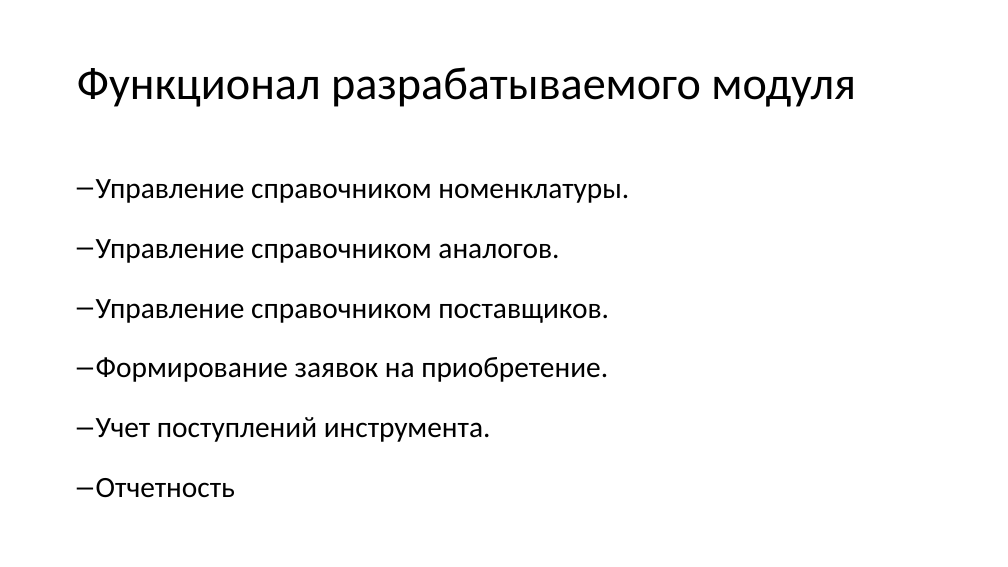
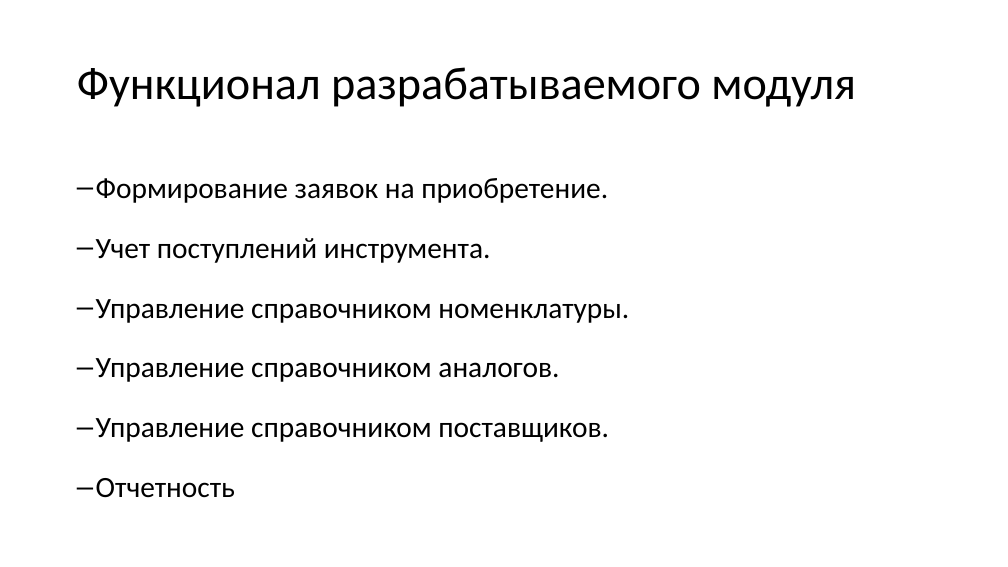
Before and after one commit to Ka666aH/Instrument-accounting-and-purchase-system, a slide deck: slide 7 of Документы/Хорошев/Хорошев_Диплом_Презентация.pptx (slide 6 before the commit). Drawn at 1008x567 pixels with LibreOffice and Linux fonts; fonts in the diff are those of the drawing. Boxes give left, top, right and bottom in pixels: in the first picture for what was removed or moved away, otherwise in the second. Text is boxed around its words. In the diff, an @@ line names an element or a change of style, - is before the commit and + after.

```diff
--- a/Документы/Хорошев/Хорошев_Диплом_Презентация.pptx
+++ b/Документы/Хорошев/Хорошев_Диплом_Презентация.pptx
@@ text at [96, 178, 608, 263]: paragraphs added @@
+– Формирование заявок на приобретение.
+– Учет поступлений инструмента.
@@ text at [96, 357, 608, 442]: paragraphs removed @@
-– Формирование заявок на приобретение.
-– Учет поступлений инструмента.
```
Also in this commit, not shown: 4 other slides changed, 1 slide added, 2 other files.
